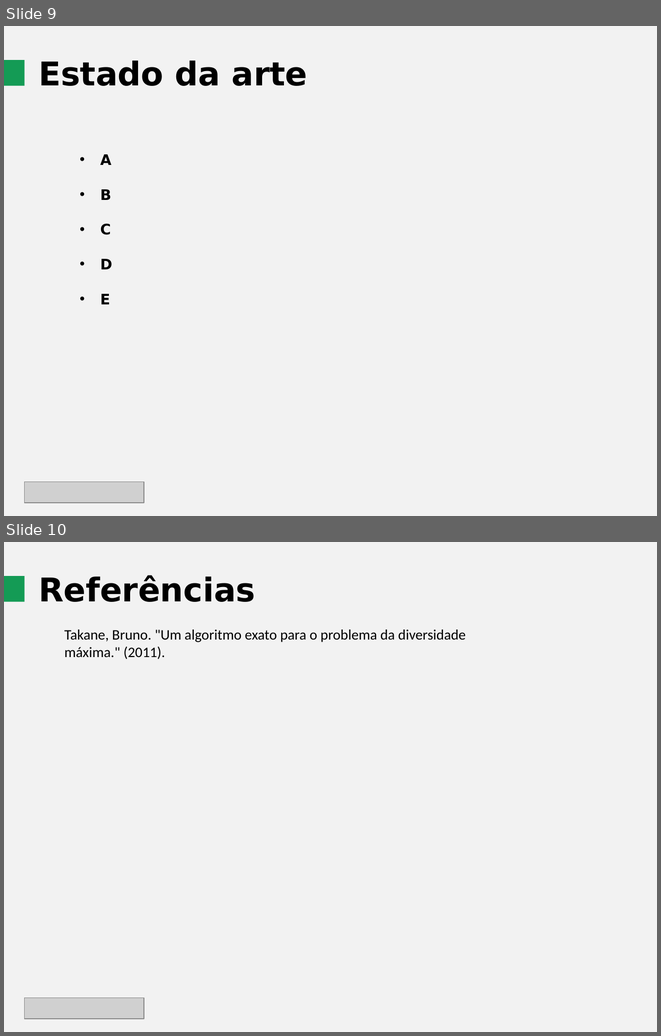
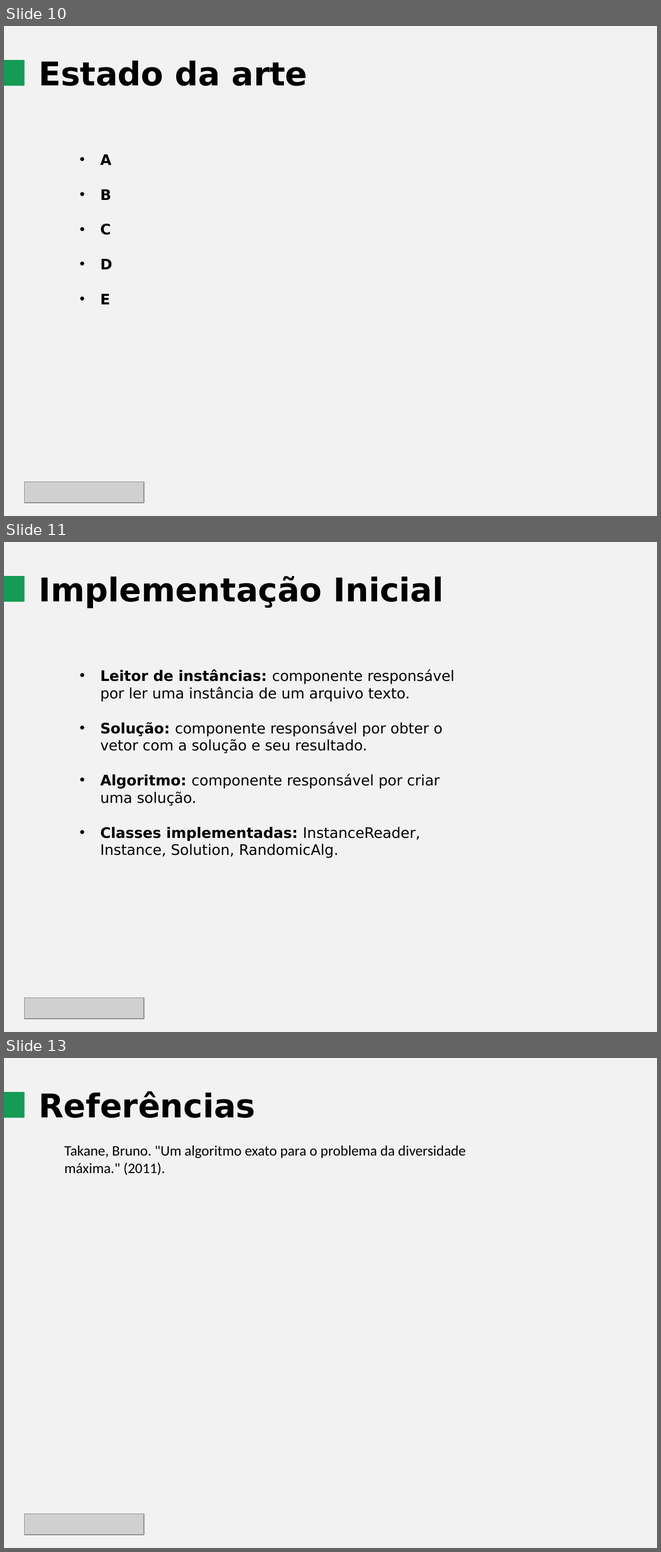
Before and after one commit to vensller/Maximum-Diversity-Problem, a slide deck: Guia e Tarefas/Apresentação Primeira Entrega.pptx. Shown one above the other, each under a label of ours: slides 9 and 10 before the commit, slides 10, 11 and 13 after it; the slides between them are not shown. The pictures are 661x1036 and 661x1552 pixels, drawn with LibreOffice and Linux fonts; fonts in the diff are those of the drawing; grey boxes stand for pictures. Boxes give left, top, right and bottom in pixels: in the first picture for what was removed or moved away, otherwise in the second. Text is boxed around its words. In the diff, an @@ line names an element or a change of style, - is before the commit and + after.

Commit message:
Documentation of Randomic Alg

```diff
--- a/Guia e Tarefas/Apresentação Primeira Entrega.pptx
+++ b/Guia e Tarefas/Apresentação Primeira Entrega.pptx
@@ slide 11 added at bbox=[4, 542, 657, 1032], background #F2F2F2 @@
@@ rectangle added at bbox=[4, 576, 24, 601], fill #149B55 @@
@@ text added at bbox=[38, 576, 443, 608], 36 pt, text #000000, bold @@
+Implementação Inicial
@@ text added at bbox=[100, 669, 454, 858], 16 pt, text #000000 @@
+• Leitor de instâncias: componente responsável por ler uma instância de um arquivo texto.
+• Solução: componente responsável por obter o vetor com a solução e seu resultado.
+• Algoritmo: componente responsável por criar uma solução.
+• Classes implementadas: InstanceReader, Instance, Solution, RandomicAlg.
@@ picture added at bbox=[24, 998, 144, 1018] @@
@@ what was slide 9 is now slide 10 @@
@@ what was slide 10 is now slide 13 @@
```
Also in this commit, not shown: 2 other slides added, 4 other files.
